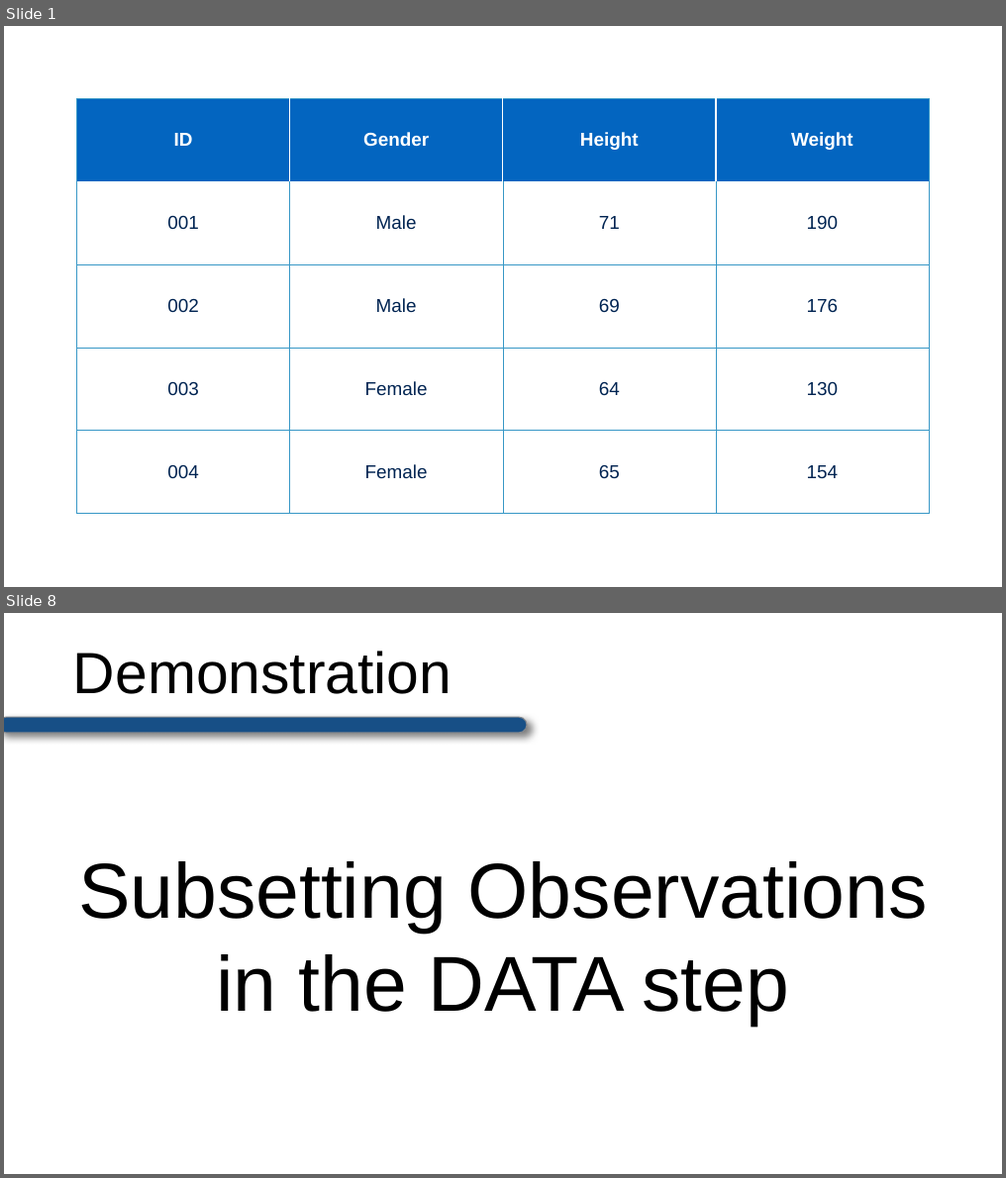
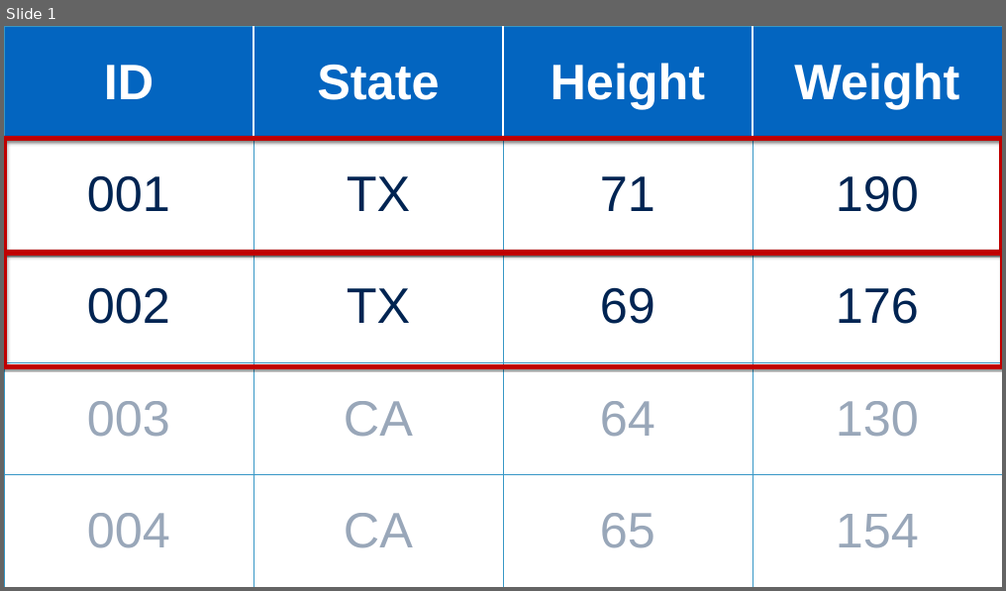
Before and after one commit to brad-cannell/r4epi, a slide deck: img/05_part_data_management/subsetting.pptx. Shown one above the other, each under a label of ours: slides 1 and 8 before the commit, slide 1 after it; the slides between them are not shown. The pictures are 1006x1178 and 1006x591 pixels, drawn with LibreOffice and Linux fonts; fonts in the diff are those of the drawing. Boxes give left, top, right and bottom in pixels: in the first picture for what was removed or moved away, otherwise in the second. Text is boxed around its words. In the diff, an @@ line names an element or a change of style, - is before the commit and + after.

Commit message:
Working on data management part
- First draft of introduction to data management
- Fist draft of creating and modifying columns
-First draft of subsetting data frames

```diff
--- a/img/05_part_data_management/subsetting.pptx
+++ b/img/05_part_data_management/subsetting.pptx
@@ slide 8 removed at bbox=[4, 613, 1002, 1174], background #FFFFFF @@
@@ title removed at bbox=[73, 651, 451, 694] @@
-Demonstration
@@ rounded rectangle removed at bbox=[4, 717, 527, 733] @@
@@ text removed at bbox=[78, 861, 928, 1027] @@
-Subsetting Observations in the DATA step
@@ slide 1 changed as well @@
@@ table at bbox=[4, 26, 1002, 587] @@
-row 1, column 2: Gender
+row 1, column 2: State
-row 2, column 2: Male
+row 2, column 2: TX
-row 3, column 2: Male
+row 3, column 2: TX
-row 4, column 2: Female
+row 4, column 2: CA
-row 5, column 2: Female
+row 5, column 2: CA
@@ size 36 to 96 pt in "ID", "Height", "Weight", "001" and 11 more places @@
@@ text colour #002452 to #002452 at 40% opacity in "003", "64", "130", "004" and 2 more places @@
@@ table: place and size @@
-table at bbox=[76, 98, 929, 513]
+table at bbox=[4, 26, 1002, 587]
@@ rectangle added at bbox=[4, 138, 1002, 253], outline #C00000 10 pt @@
@@ rectangle added at bbox=[4, 253, 1002, 367], outline #C00000 10 pt @@
```
Also in this commit, not shown: 1 slide added, 16 other slides removed, 47 other files.
